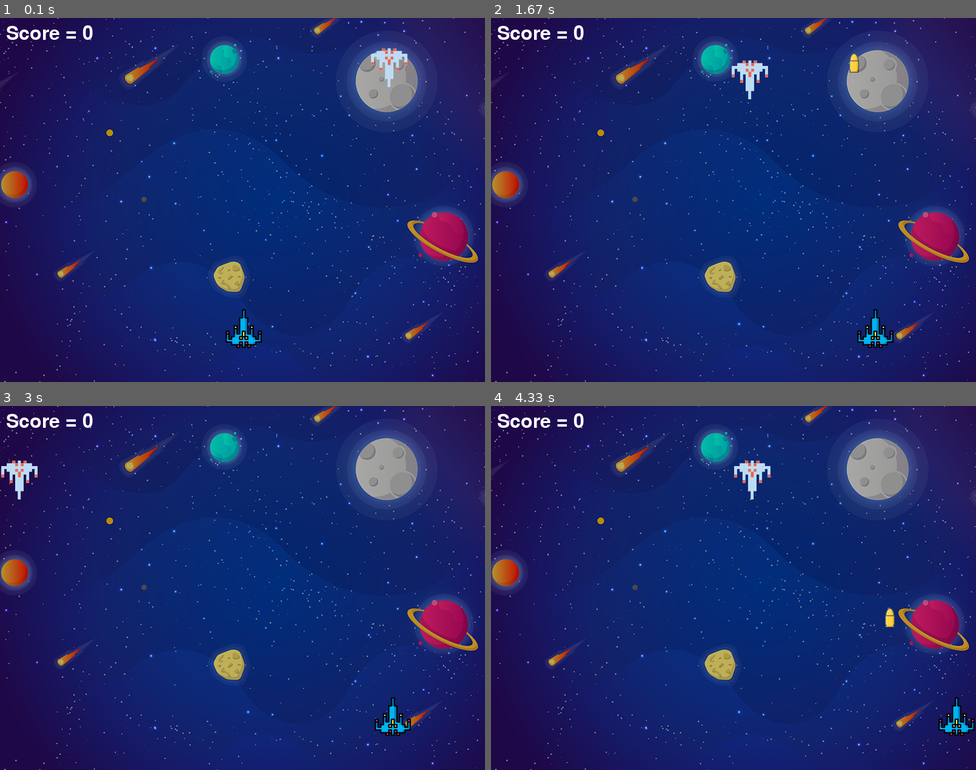
Above: before the commit, frames 1-4 (two rows, left to right).
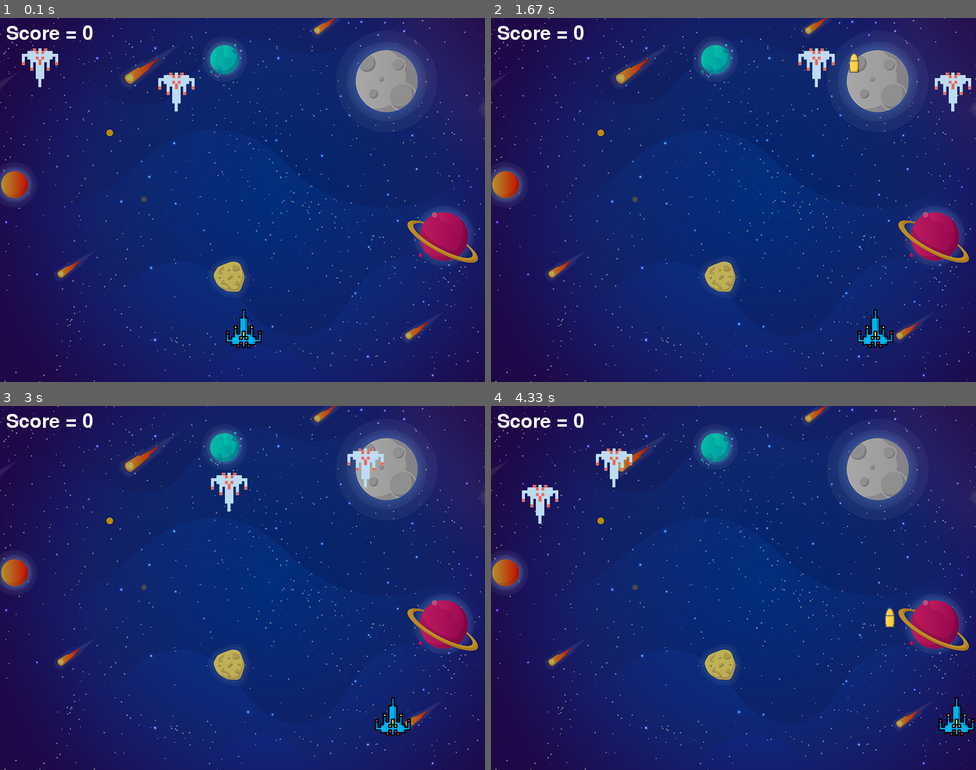
Above: after the commit, the same moments.

Repository: skyfast/pygame
Game: pygame game, started from main.py
The game is run twice, just before and just after one commit, with the same random seed, the same clock (stepped at 60 frames per second) and the same inputs.
Inputs:
- Up to frame 1 (0.1 s): no input
- Up to frame 2 (1.67 s): hold Right 0.33-0.8 s; hold Right 0.83-1.3 s; tap Space at 0.9, 1.2, 1.4 s; hold Left from 1.33 s (still down)
- Up to frame 3 (3 s): tap Space at 1.7, 1.97, 2.27, 2.4, 2.7 s; release Left at 1.87 s; hold Left 1.9-2.3 s; hold Right 2.33-2.97 s
- Up to frame 4 (4.33 s): hold Left 3-3.47 s; tap Space at 3.07, 3.37, 3.57, 3.87, 4.07 s; hold Right 3.5-3.97 s; hold Right from 4 s (still down)

The runs differ from the first frame. In frame 1, 1.0% of the frame differs, in the area x 4-84%, y 8-26%; in frame 2, 1.1%; in frame 3, 1.0%; in frame 4, 1.1%, in the area x 6-58%, y 11-33%.

Commit message:
Added 2 enemies

Diff:
--- a/main.py
+++ b/main.py
@@ -32,13 +32,15 @@
 text_x = 10
 text_y = 10
 
+e1 = enemy.Enemy(random.randint(0, 735), 50)
+e2 = enemy.Enemy(random.randint(0, 735), 90)
+enemy_list = [e1, e2]
 
 def show_score():
     score = font.render("Score = {}".format(str(score_vale)), True, (255, 255, 255))
     screen.blit(score, (text_x, text_y))
 
 
-e = enemy.Enemy(random.randint(0, 735), 50)
 p = player.Player()
 
 dt = 0
@@ -75,11 +77,14 @@
     # Background
     screen.blit(background, (0, 0))
     p.move(dt)
-    e.move(dt)
-    if p.check_hit(e.x_cord, e.y_cord):
-        e.x_cord = random.randint(0, 735)
-        e.y_cord = 50
-        score_vale += 1
+
+    for e in enemy_list:
+        e.move(dt)
+        if p.check_hit(e.x_cord, e.y_cord):
+            e.x_cord = random.randint(0, 735)
+            e.y_cord = 50
+            score_vale += 1
+        e.draw(screen)
 
     p.draw(screen)
     e.draw(screen)
